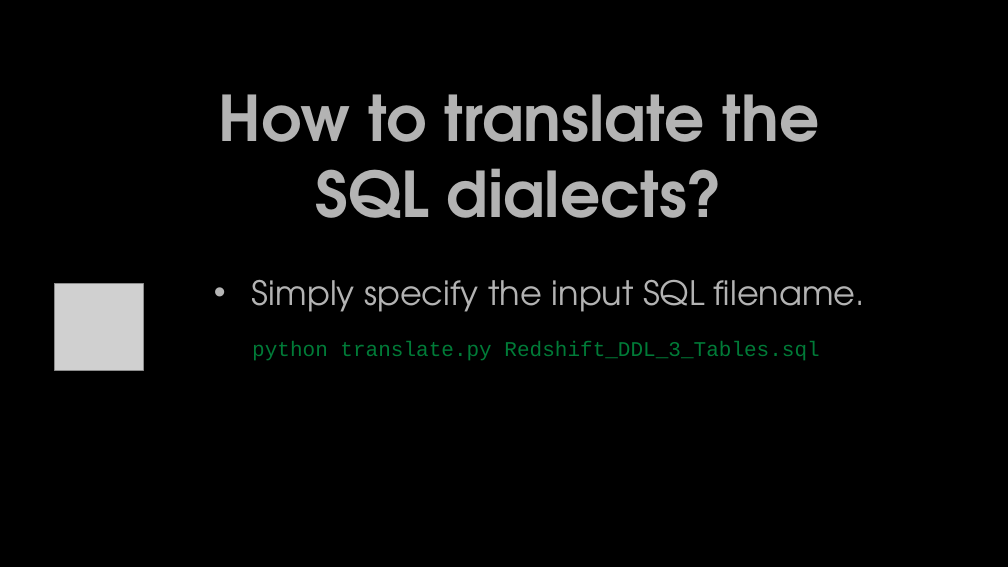
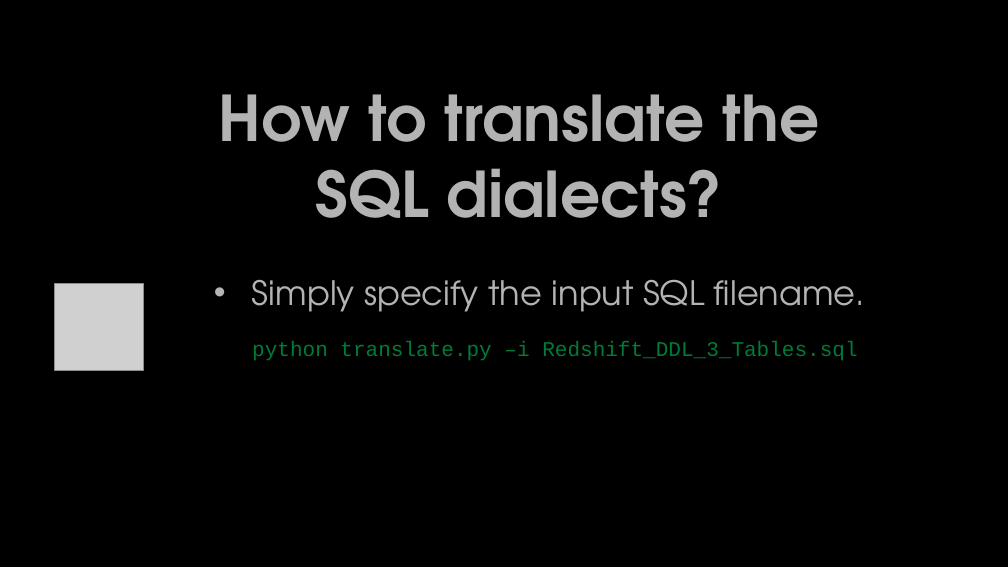
Before and after one commit to tomnt/ssga_sqlglot, a slide deck: slide 5 of docs/ssga_sqlglot.pptx. Drawn at 1008x567 pixels with LibreOffice and Linux fonts; fonts in the diff are those of the drawing; grey boxes stand for pictures; background and template pictures are left out. Boxes give left, top, right and bottom in pixels: in the first picture for what was removed or moved away, otherwise in the second. Text is boxed around its words. In the diff, an @@ line names an element or a change of style, - is before the commit and + after.

```diff
--- a/docs/ssga_sqlglot.pptx
+++ b/docs/ssga_sqlglot.pptx
@@ text at (252, 341, 857, 361): text changed @@
-python translate.py Redshift_DDL_3_Tables.sql
+python translate.py –i Redshift_DDL_3_Tables.sql
```
Also in this commit, not shown: 1 other slide changed, 3 other files.
